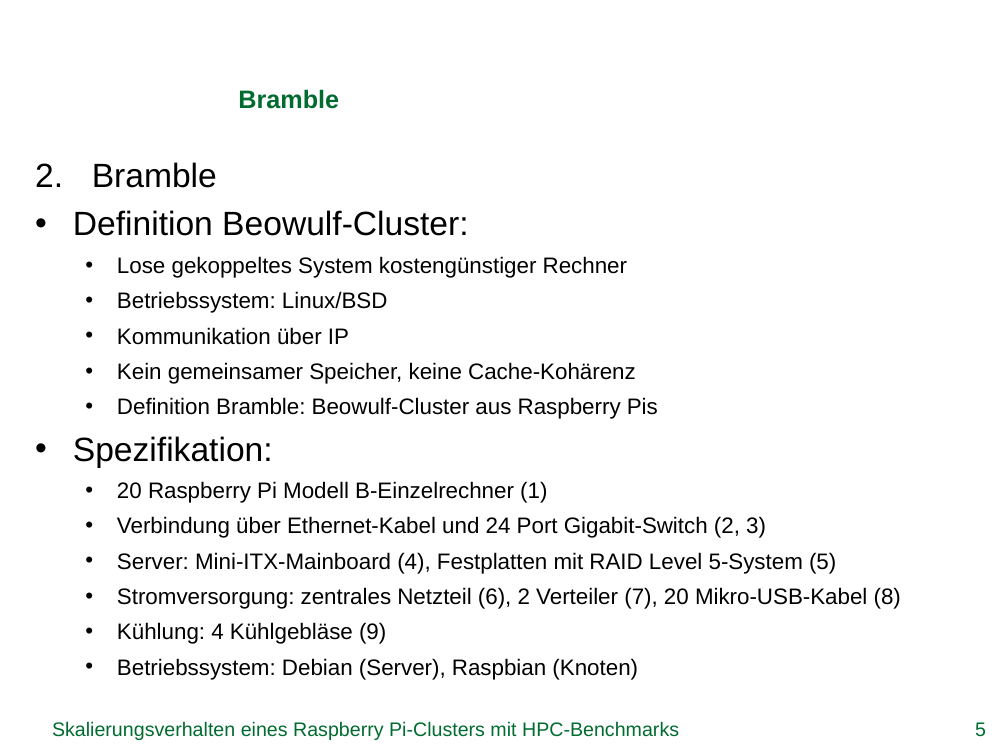
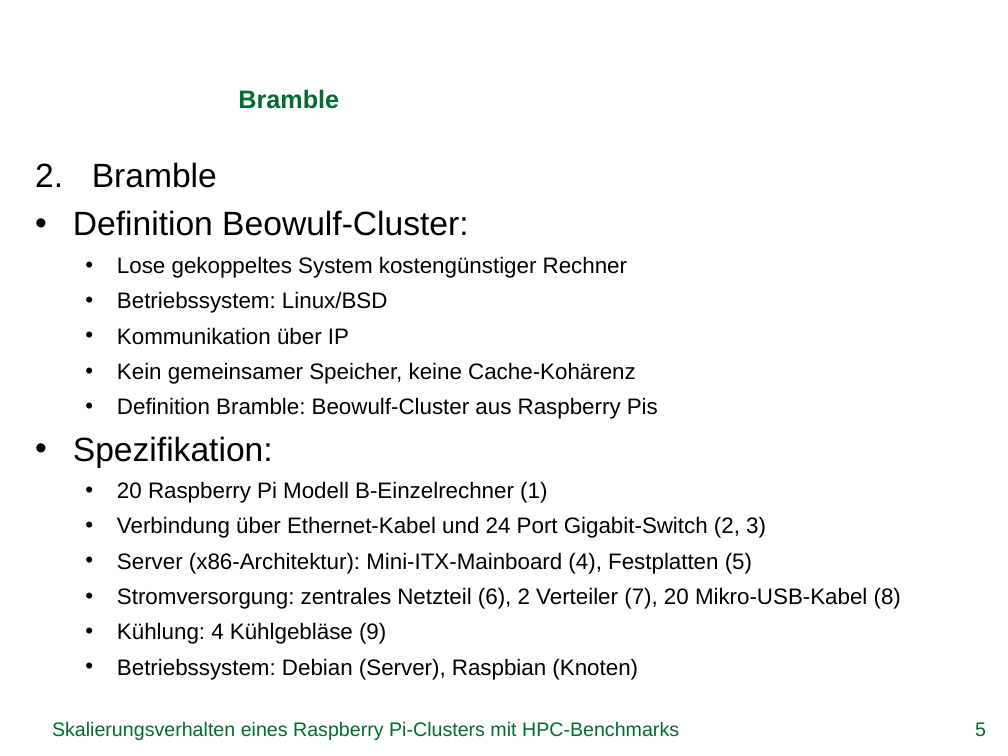
Before and after one commit to missgreenwood/bachelor-arbeit, a slide deck: slide 5 of Disputation/grei14.pptx. Drawn at 1008x756 pixels with LibreOffice and Linux fonts; fonts in the diff are those of the drawing; background and template pictures are left out. Boxes give left, top, right and bottom in pixels: in the first picture for what was removed or moved away, otherwise in the second. Text is boxed around its words. In the diff, an @@ line names an element or a change of style, - is before the commit and + after.

```diff
--- a/Disputation/grei14.pptx
+++ b/Disputation/grei14.pptx
@@ text at (x1=117, y1=552, x2=752, y2=574): text changed @@
-  • Server: Mini-ITX-Mainboard (4), Festplatten mit RAID Level 5-System (5)
+  • Server (x86-Architektur): Mini-ITX-Mainboard (4), Festplatten (5)
```
Also in this commit, not shown: 3 other slides changed, 1 other file.
